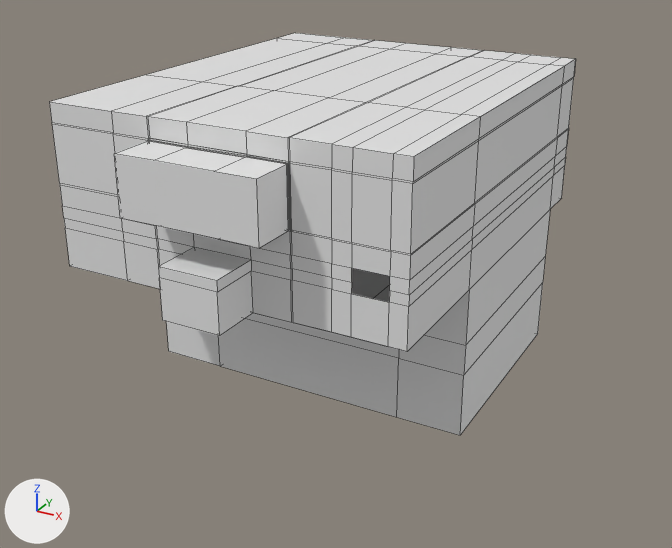
An edit to the FBX model TBA-MasterD/Assets/Prefabs/Jorge/Originals/Drone Training Room/PitArea.fbx, drawn before and after from the same camera.
One viewpoint serves both versions: a 50 mm lens placed at (22.1, -83.1, 11.5), pointed at (4.9, -51.8, -4.1). The axes (+X, +Y, +Z) are drawn at lower left. The lights are the same throughout. Mesh edges are drawn as thin lines on the coarser meshes.

The first picture shows 'PitArea_Floor', 'PitArea_Layout'.
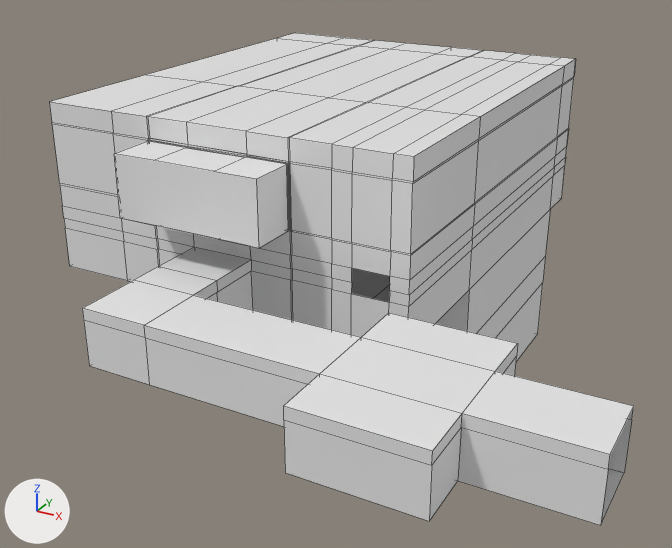
Boxes (x1, y1, x2, y2) around the edits, measured in the pictures (672 x 548 px):
'PitArea_Layout', reshaped (11% wider, 22% taller): before (49, 33, 576, 435); after (49, 33, 634, 525)
part 1 of me_plane_004, built on: before (158, 267, 220, 336); after (82, 267, 634, 525)

The change in detail:
me_plane_004 is used by ob_pitarea_layout; location (2.28, -26.64, -3.57).
me_plane_004 had 298 vertices, 269 faces and spanned x -8.0..8.0, y -31.9..-10.7, z -7.7..6.5.
me_plane_004 now has 340 vertices, 309 faces and spans x -8.0..16.4, y -37.9..-10.7, z -7.7..6.5.
Part 1, on me_plane_004:
2 faces are deleted.
4 vertices are added at (12.4, -35.9, 1.5), (12.4, -35.9, -0.7), (12.4, -33.3, -0.7), (12.4, -33.3, 1.5).
6 new vertices lie (0.0, -1.4, 0.0) away from vertices in x -1.2..1.4, y -31.9, z -0.7..1.5.
5 new vertices lie (0.0, -2.6, 0.0) away from vertices in x -1.2..1.4, y -33.3, z -0.7..1.5.
5 new vertices lie (6.6, 0.0, 0.0) away from vertices in x 1.4, y -35.9..-33.3, z -0.7..1.5.
5 new vertices lie (0.0, 2.0, 0.0) away from vertices in x 8.0..12.4, y -33.3, z -0.7..1.5.
5 new vertices lie (0.0, 0.0, -0.4) away from vertices in x 1.4..12.4, y -35.9..-31.3, z 1.5.
6 new vertices lie (0.0, -2.0, 0.0) away from vertices in x 8.0..12.4, y -35.9, z -0.7..1.5.
6 new vertices lie (4.0, 0.0, 0.0) away from vertices in x 12.4, y -35.9..-33.3, z -0.7..1.5.
42 new faces join them.
